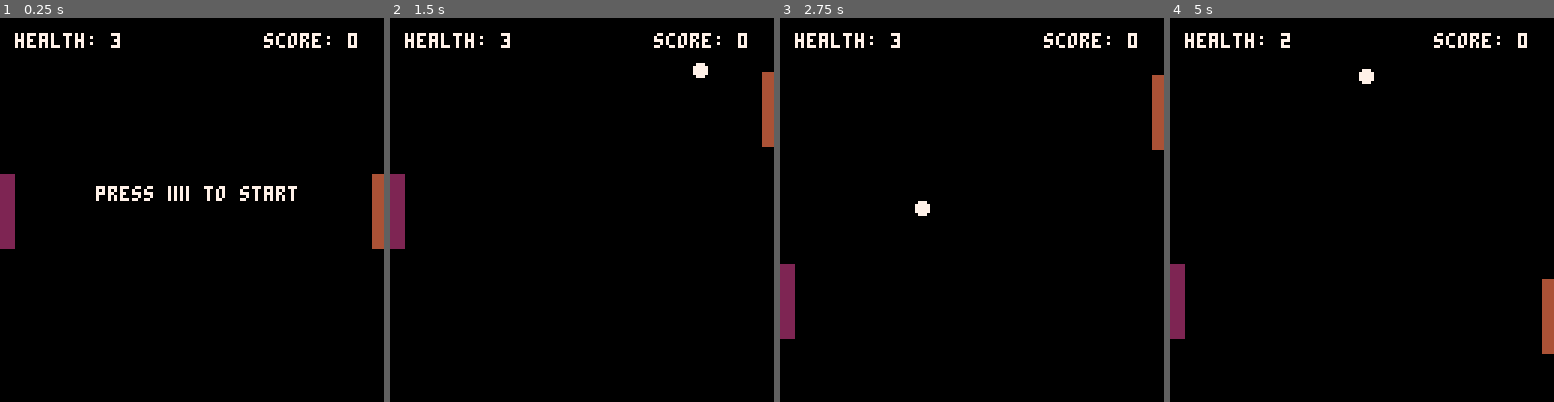
Above: before the commit, frames 1-4 (left to right).
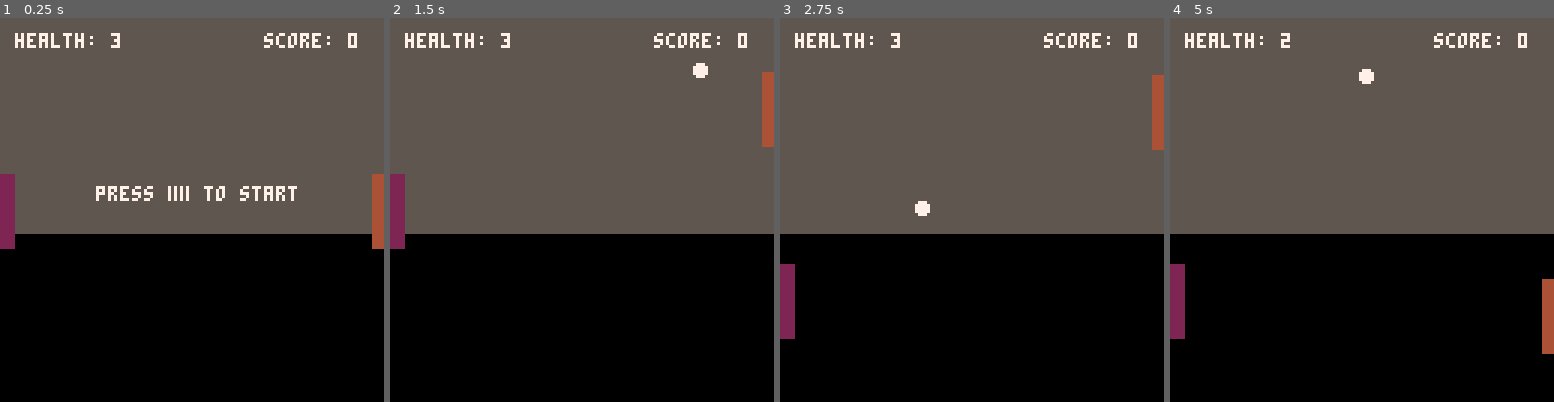
Above: after the commit, the same moments.

Repository: Spider101/Morta-Pong
Game: PICO-8 cartridge game.p8
Same seed, same stepped clock (60 frames per second), same inputs: the game is played once before the commit and once after it.
Inputs:
- Up to frame 1 (0.25 s): no input
- Up to frame 2 (1.5 s): tap O (Z key) at 0.33, 0.7, 1.43 s; tap X (X key) at 1.07 s
- Up to frame 3 (2.75 s): tap X (X key) at 2.07, 2.4, 2.73 s; tap O (Z key) at 2.22 s; hold Down from 2.42 s (still down)
- Up to frame 4 (5 s): release Down at 2.82 s; tap X (X key) every 0.33 s from 3.07 to 4.73 s; tap O (Z key) at 3.1, 3.98, 4.87 s; hold Up 3.58-4.08 s; hold Down from 4.58 s (still down)

The runs differ from the first frame. In frame 1, 54% of the frame differs, in the area x 0-100%, y 0-57%; in frame 2, 54%; in frame 3, 55%; in frame 4, 55%.

Commit message:
feat: add map to the game

Diff:
--- a/game.p8
+++ b/game.p8
@@ -16,12 +16,26 @@
 
 function _draw()
     cls()
+    map()
+
     game:draw_elements()
 end
 __gfx__
-00000000000000000000000000000000000000000000000000000000000000000000000000000000000000000000000000000000000000000000000000000000
-00000000000000000000000000000000000000000000000000000000000000000000000000000000000000000000000000000000000000000000000000000000
-00700700000000000000000000000000000000000000000000000000000000000000000000000000000000000000000000000000000000000000000000000000
-00077000000000000000000000000000000000000000000000000000000000000000000000000000000000000000000000000000000000000000000000000000
-00077000000000000000000000000000000000000000000000000000000000000000000000000000000000000000000000000000000000000000000000000000
-00700700000000000000000000000000000000000000000000000000000000000000000000000000000000000000000000000000000000000000000000000000
+00000000555555550000000000000000000000000000000000000000000000000000000000000000000000000000000000000000000000000000000000000000
+00000000555555550000000000000000000000000000000000000000000000000000000000000000000000000000000000000000000000000000000000000000
+00700700555555550000000000000000000000000000000000000000000000000000000000000000000000000000000000000000000000000000000000000000
+00077000555555550000000000000000000000000000000000000000000000000000000000000000000000000000000000000000000000000000000000000000
+00077000555555550000000000000000000000000000000000000000000000000000000000000000000000000000000000000000000000000000000000000000
+00700700555555550000000000000000000000000000000000000000000000000000000000000000000000000000000000000000000000000000000000000000
+00000000555555550000000000000000000000000000000000000000000000000000000000000000000000000000000000000000000000000000000000000000
+00000000555555550000000000000000000000000000000000000000000000000000000000000000000000000000000000000000000000000000000000000000
+__map__
+0101010101010101010101010101010100000000000000000000000000000000000000000000000000000000000000000000000000000000000000000000000000000000000000000000000000000000000000000000000000000000000000000000000000000000000000000000000000000000000000000000000000000000
+0101010101010101010101010101010100000000000000000000000000000000000000000000000000000000000000000000000000000000000000000000000000000000000000000000000000000000000000000000000000000000000000000000000000000000000000000000000000000000000000000000000000000000
+0101010101010101010101010101010100000000000000000000000000000000000000000000000000000000000000000000000000000000000000000000000000000000000000000000000000000000000000000000000000000000000000000000000000000000000000000000000000000000000000000000000000000000
+0101010101010101010101010101010100000000000000000000000000000000000000000000000000000000000000000000000000000000000000000000000000000000000000000000000000000000000000000000000000000000000000000000000000000000000000000000000000000000000000000000000000000000
+0101010101010101010101010101010100000000000000000000000000000000000000000000000000000000000000000000000000000000000000000000000000000000000000000000000000000000000000000000000000000000000000000000000000000000000000000000000000000000000000000000000000000000
+0101010101010101010101010101010100000000000000000000000000000000000000000000000000000000000000000000000000000000000000000000000000000000000000000000000000000000000000000000000000000000000000000000000000000000000000000000000000000000000000000000000000000000
+0101010101010101010101010101010100000000000000000000000000000000000000000000000000000000000000000000000000000000000000000000000000000000000000000000000000000000000000000000000000000000000000000000000000000000000000000000000000000000000000000000000000000000
+0101010101010101010101010101010100000000000000000000000000000000000000000000000000000000000000000000000000000000000000000000000000000000000000000000000000000000000000000000000000000000000000000000000000000000000000000000000000000000000000000000000000000000
+0101010101010101010101010101010100000000000000000000000000000000000000000000000000000000000000000000000000000000000000000000000000000000000000000000000000000000000000000000000000000000000000000000000000000000000000000000000000000000000000000000000000000000
